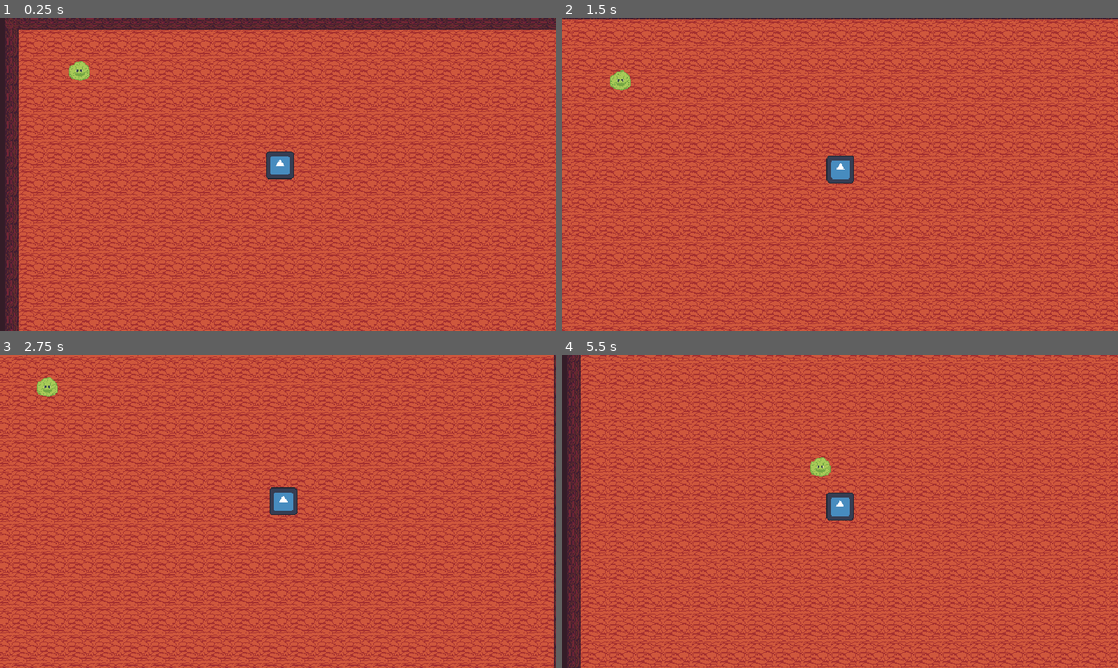
Above: before the commit, frames 1-4 (two rows, left to right).
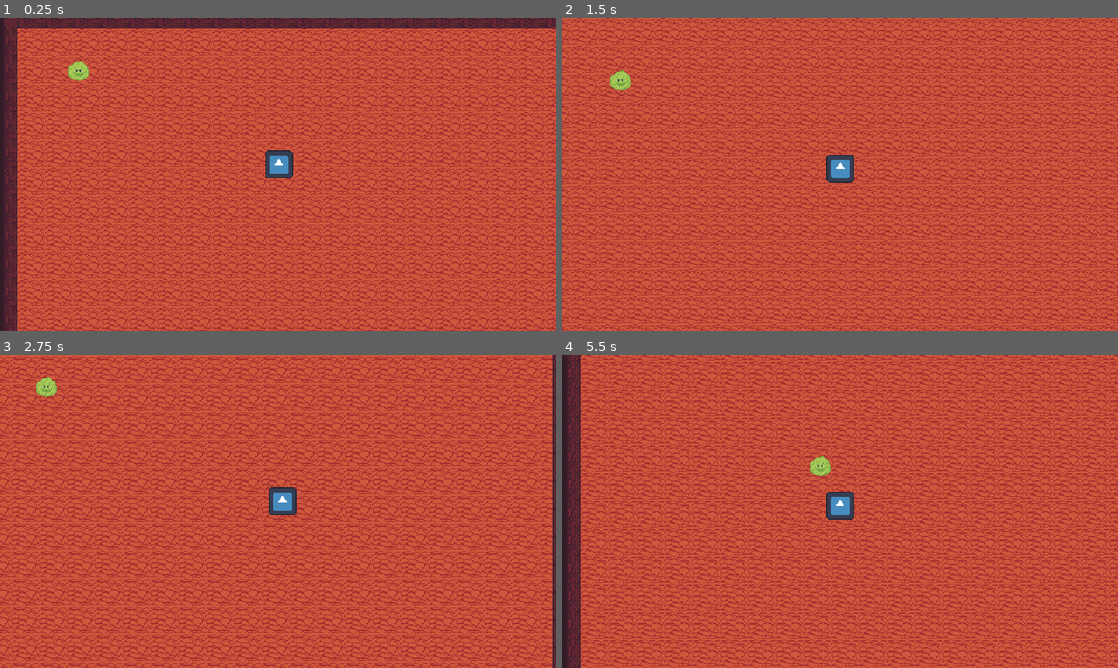
Above: after the commit, the same moments.

Repository: tuto1902/strain
Game: Godot game, scene res://scenes/arenas/test_arena.tscn
Two runs of this game, one before a commit and one after it. Both use one fixed random seed, a clock stepped at 60 frames per second and the inputs below. The engine's default icon, where the game draws it, is replaced by a stand-in: a white triangle on a blue panel in a dark square.
Inputs:
- Up to frame 1 (0.25 s): no input
- Up to frame 2 (1.5 s): hold D (move_right) 0.53-1.28 s; hold S (move_down) from 1.28 s (still down)
- Up to frame 3 (2.75 s): release S (move_down) at 2.03 s; hold D (move_right) from 2.03 s (still down)
- Up to frame 4 (5.5 s): release D (move_right) at 2.78 s; hold W (move_up) 2.78-3.53 s; hold A (move_left) 3.53-5.03 s; hold S (move_down) from 5.03 s (still down)

The runs differ from the first frame. In frame 1, 41% of the frame differs, in the area x 0-100%, y 0-100%; in frame 2, 45%; in frame 3, 24%; in frame 4, 45%, in the area x 1-100%, y 0-100%.

Commit message:
New commit for stashed changes
Recommitting and publishing changes to stashed files so we can avoid future issues.

Diff:
--- a/scenes/game_objects/game_camera/game_camera.tscn
+++ b/scenes/game_objects/game_camera/game_camera.tscn
@@ -13,3 +13,4 @@
 
 [node name="Follow" type="Node" parent="StateMachine"]
 script = ExtResource("3_nujpa")
+smooth_speed = 25
Not shown, added: assets/sprites/sheet_projectiles.png.import
